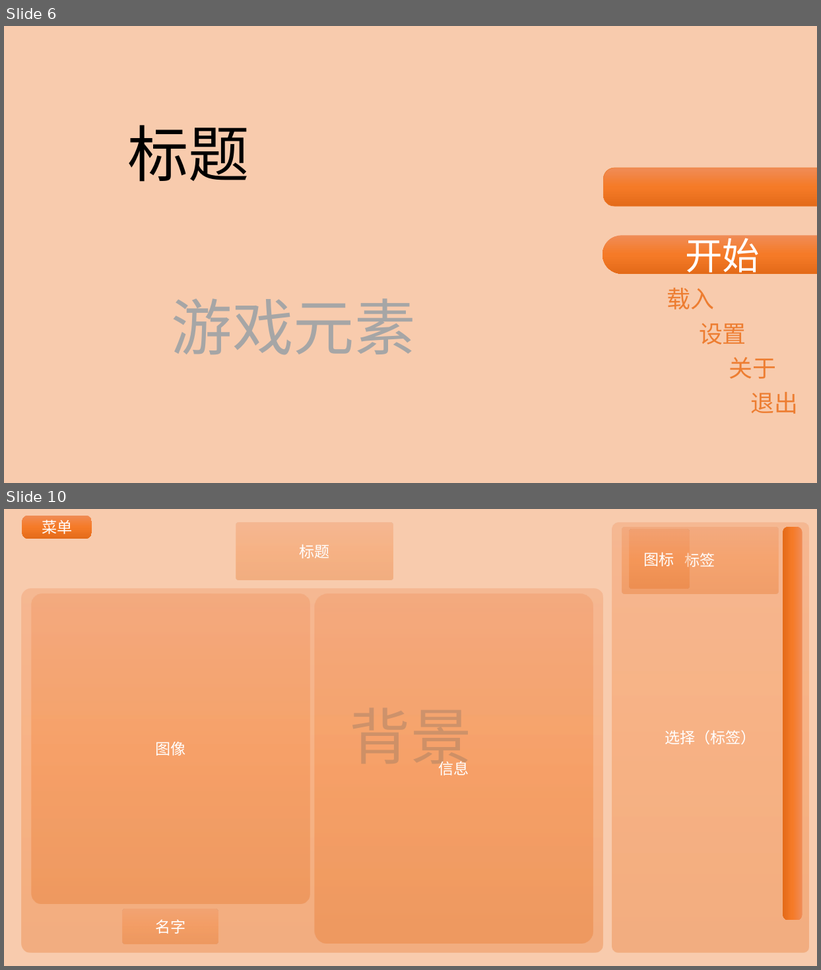
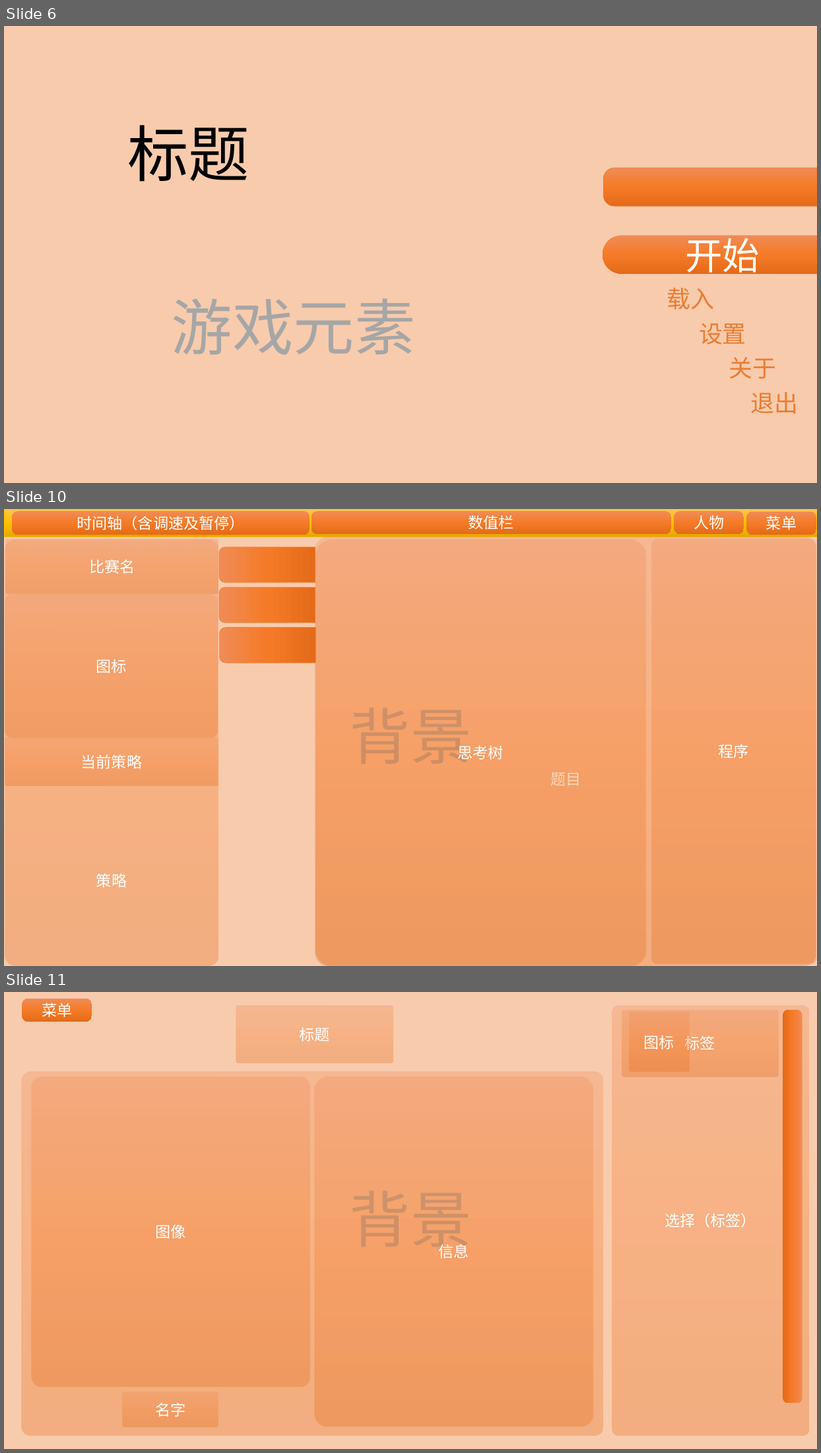
Before and after one commit to CommonAnts/OIASG, a slide deck: docs/界面布局.pptx. Shown one above the other, each under a label of ours: slides 6 and 10 before the commit, slides 6, 10 and 11 after it; the slides between them are not shown. The pictures are 821x970 and 821x1453 pixels, drawn with LibreOffice and Linux fonts; fonts in the diff are those of the drawing. Boxes give left, top, right and bottom in pixels: in the first picture for what was removed or moved away, otherwise in the second. Text is boxed around its words. In the diff, an @@ line names an element or a change of style, - is before the commit and + after.

```diff
--- a/docs/界面布局.pptx
+++ b/docs/界面布局.pptx
@@ slide 10 added at [4,509,817,966], background #F8CBAD @@
@@ rectangle added at [4,509,817,537], fill gradient #FFC64B to #FFC000 to #E3AB00, outline #FFC000 0.5 pt @@
@@ rounded rectangle added at [12,511,310,535], fill gradient #F18C57 to #F67B28 to #E56C19, 18 pt, text #FFFFFF @@
+时间轴（含调速及暂停）
@@ rounded rectangle added at [312,511,671,534], fill gradient #F18C57 to #F67B28 to #E56C19, 18 pt, text #FFFFFF @@
+数值栏
@@ rounded rectangle added at [675,511,744,534], fill gradient #F18C57 to #F67B28 to #E56C19, 18 pt, text #FFFFFF @@
+人物
@@ rounded rectangle added at [747,512,816,535], fill gradient #F18C57 to #F67B28 to #E56C19, 18 pt, text #FFFFFF @@
+菜单
@@ rounded rectangle added at [5,539,218,966], fill gradient #F18C57 to #F67B28 to #E56C19, 18 pt, text #FFFFFF @@
+策略
@@ rounded rectangle added at [6,539,218,593], fill gradient #F18C57 to #F67B28 to #E56C19, 18 pt, text #FFFFFF @@
+比赛名
@@ round same rect added at [220,547,316,582], fill gradient #F18C57 to #F67B28 to #E56C19, outline #ED7D31 0.5 pt @@
@@ rounded rectangle added at [315,537,816,966], fill gradient #F18C57 to #F67B28 to #E56C19, 18 pt, text #FFFFFF @@
+题目
@@ rounded rectangle added at [316,539,646,966], fill gradient #F18C57 to #F67B28 to #E56C19, 18 pt, text #FFFFFF @@
+思考树
@@ rounded rectangle added at [652,539,816,964], fill gradient #F18C57 to #F67B28 to #E56C19, 18 pt, text #FFFFFF @@
+程序
@@ round same rect added at [220,588,316,623], fill gradient #F18C57 to #F67B28 to #E56C19, outline #ED7D31 0.5 pt @@
@@ rounded rectangle added at [5,594,217,738], fill gradient #F18C57 to #F67B28 to #E56C19, 18 pt, text #FFFFFF @@
+图标
@@ round same rect added at [220,628,316,663], fill gradient #F18C57 to #F67B28 to #E56C19, outline #ED7D31 0.5 pt @@
@@ rounded rectangle added at [5,738,218,786], fill gradient #F18C57 to #F67B28 to #E56C19, 18 pt, text #FFFFFF @@
+当前策略
@@ text added at [350,746,472,760], 72 pt, text #A6A6A6 @@
+背景
@@ what was slide 10 is now slide 11 @@
```
Also in this commit, not shown: 3 slides changed, 1 other slide added, 1 slide removed, 15 other files.
